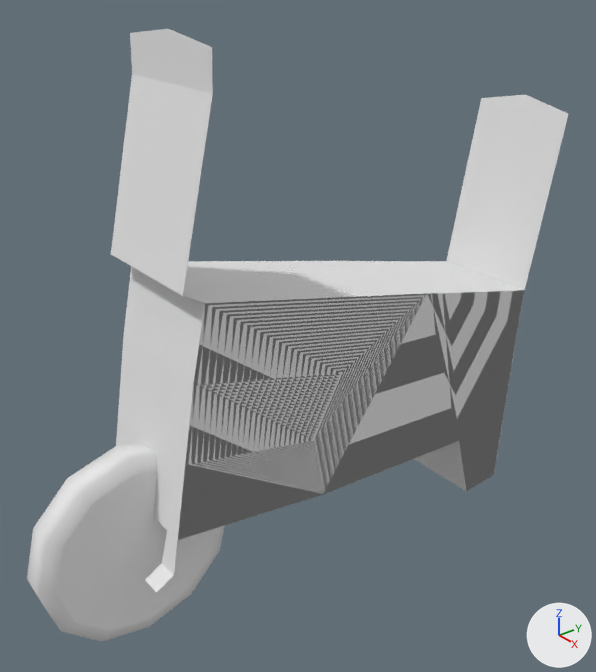
Two versions of the Blender file Unity/Assets/Resources/CartV2.blend, one commit apart.
Camera for both pictures: a 50 mm camera at (5.81, -5.3, 4.1) aimed at (0.0, -0.59, 0.44). The lights are fixed; the arrows at lower right show +X, +Y and +Z. The same objects are shown in both versions, whatever each file hides.

Names of what the first picture shows: 'Frame', 'Frame.001', 'Wheel'.
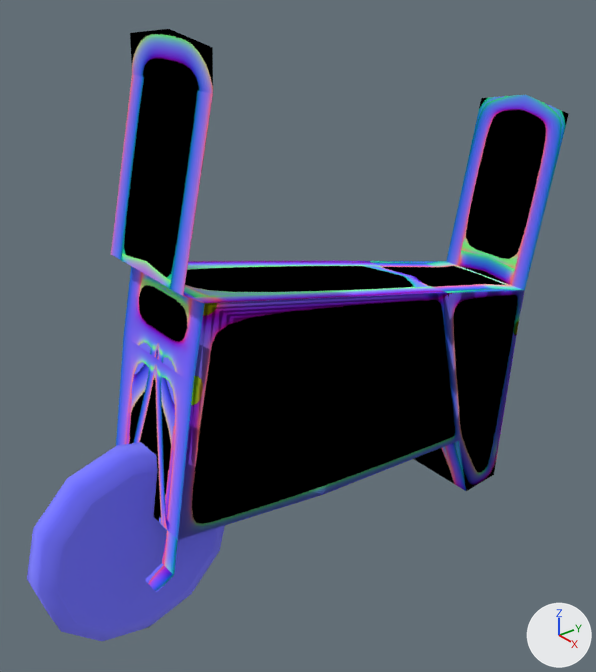
Patch to the scene script:
```diff
--- a/Unity/Assets/Resources/CartV2.blend.py
+++ b/Unity/Assets/Resources/CartV2.blend.py
@@ img_cart_1024_norm @@
+img_cart_1024_norm = load_image('Cart_1024_Norm', 'Cart_1024_Norm.png', 1024, 1024, 'sRGB')
@@ mat_material @@
 mat_material = diffuse_material('Material')
-mat_material.base_color = (0.8, 0.8, 0.8)  # white #e7e7e7
+mat_material.texture = img_cart_1024_norm
+mat_material.roughness = 1.0
```

Boxes (x1, y1, x2, y2) around the edits, measured in the pictures (596 x 672 px):
'Frame', surface changed: (111, 29, 568, 592) in both
'Frame.001', surface changed (white to black): (157, 30, 569, 592) in both
'Wheel', surface changed (grey to blue): (27, 442, 225, 641) in both
